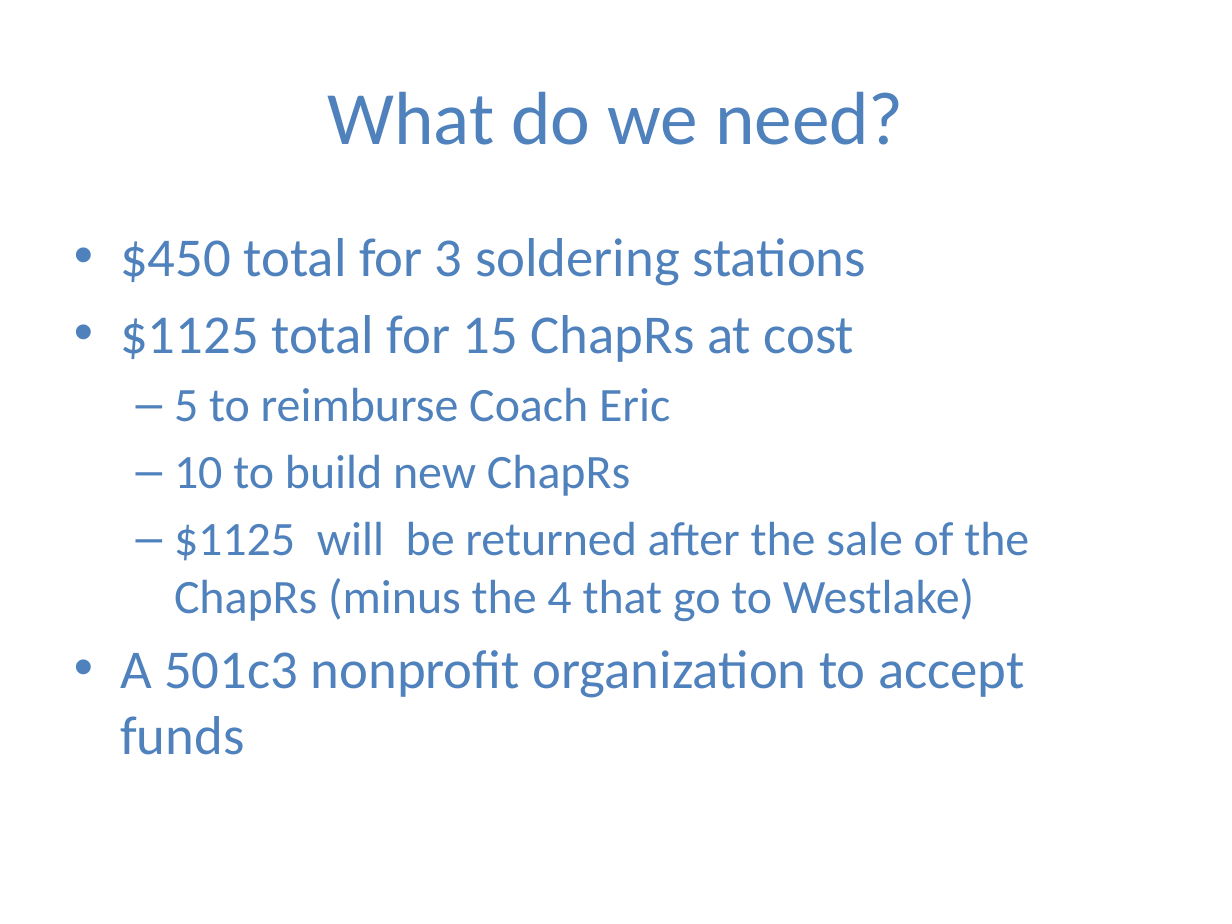
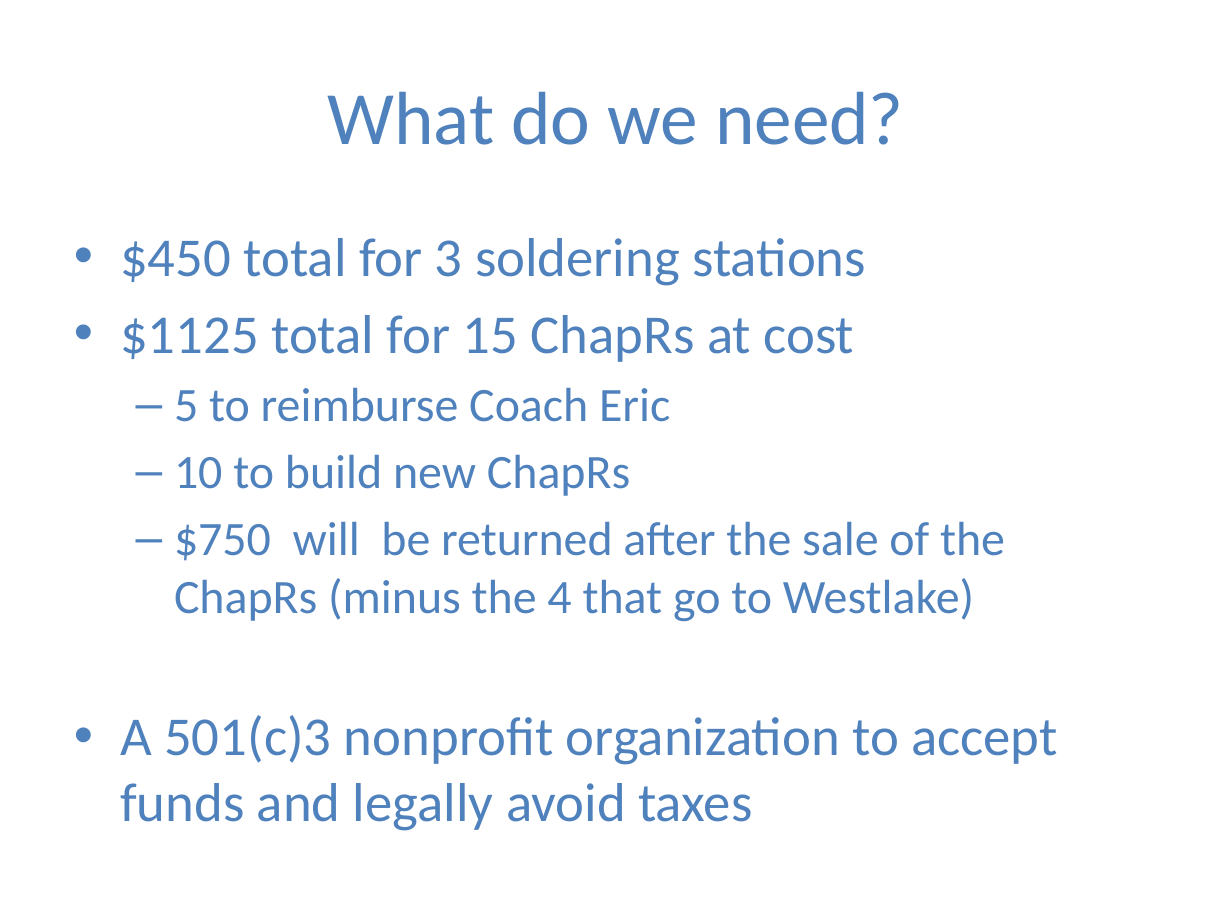
Before and after one commit to ChapResearch/ChapR, a slide deck: slide 12 of ChaprSVN/WESTA Presentation.pptx (slide 6 before the commit). Drawn at 1232x924 pixels with LibreOffice and Linux fonts; fonts in the diff are those of the drawing. Boxes give left, top, right and bottom in pixels: in the first picture for what was removed or moved away, otherwise in the second. Text is boxed around its words. In the diff, an @@ line names an element or a change of style, - is before the commit and + after.

```diff
--- a/ChaprSVN/WESTA Presentation.pptx
+++ b/ChaprSVN/WESTA Presentation.pptx
@@ text at (x1=120, y1=521, x2=1058, y2=831): text changed @@
-  – $1125 will be returned after the sale of the ChapRs (minus the 4 that go to Westlake)
-• A 501c3 nonprofit organization to accept funds
+  – $750 will be returned after the sale of the ChapRs (minus the 4 that go to Westlake)
+• A 501(c)3 nonprofit organization to accept funds and legally avoid taxes
```
Also in this commit, not shown: 4 other slides changed, 6 slides added, 10 other files.
